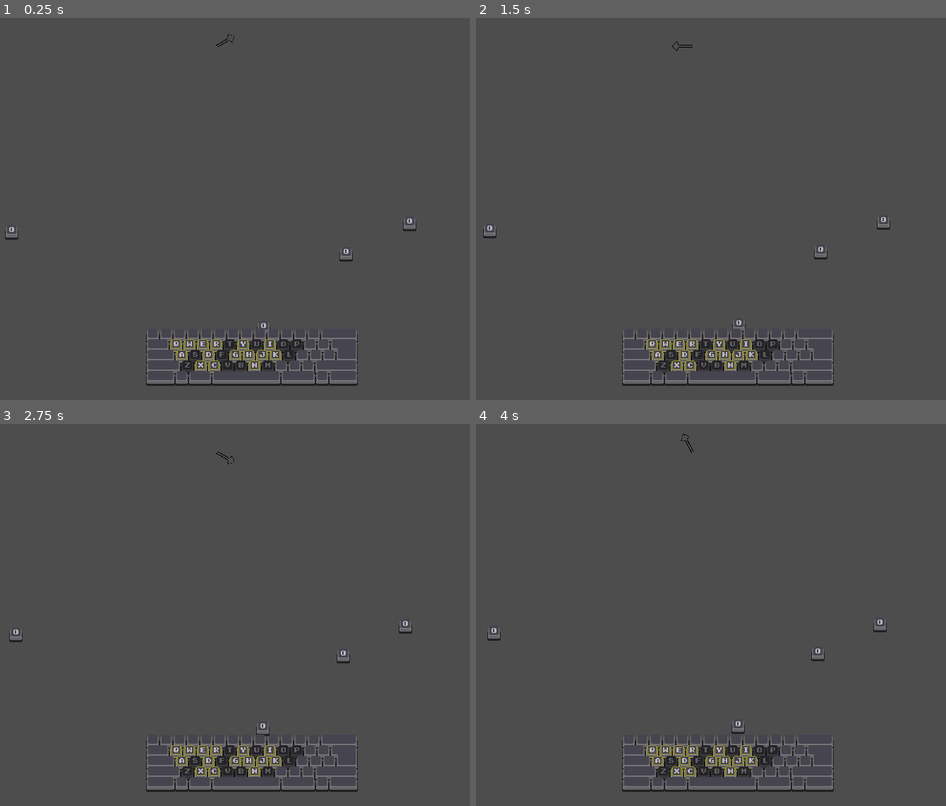
Above: before the commit, frames 1-4 (two rows, left to right).
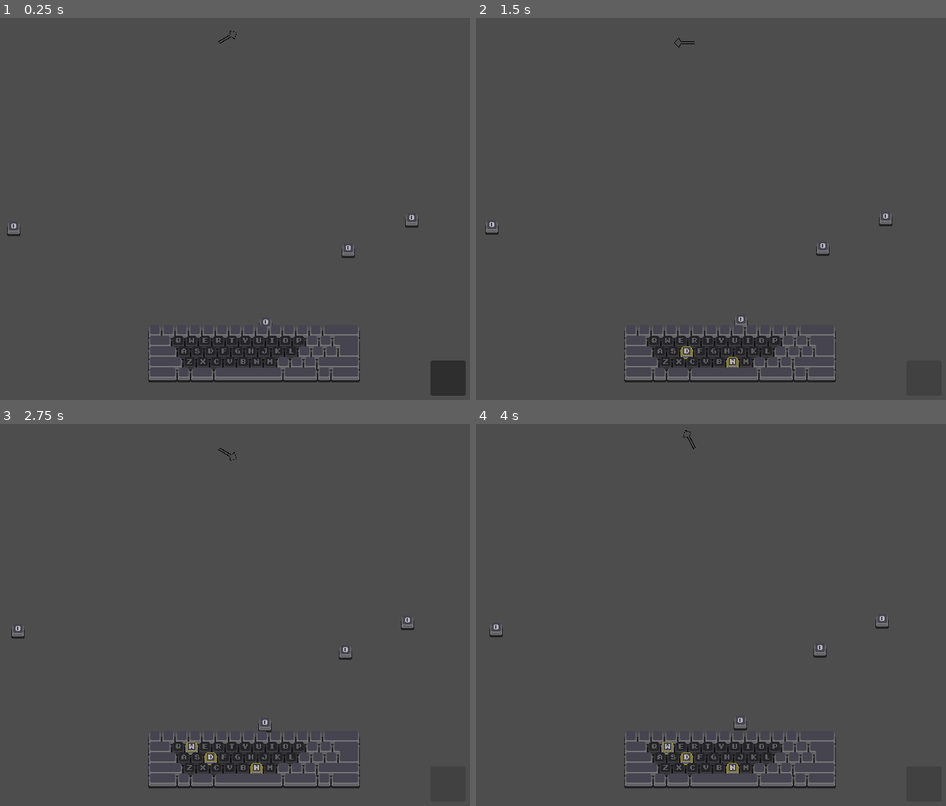
Above: after the commit, the same moments.

Repository: youchanje30/Help-Me-KeyBoard-Warrior
Game: Godot game, scene res://Scenes/test_main.tscn
The game is run twice, just before and just after one commit, with the same random seed, the same clock (stepped at 60 frames per second) and the same inputs.
Inputs (mouse positions are in pixels of both pictures, inside the frame that each line leads up to):
- Up to frame 1 (0.25 s): no input
- Up to frame 2 (1.5 s): click (922, 377) at 0.52 s; click (922, 377) at 1.27 s
- Up to frame 3 (2.75 s): click (446, 783) at 2.02 s
- Up to frame 4 (4 s): tap Enter (ui_accept) at 2.75, 3.02, 3.77 s

The runs differ from the first frame. In frame 1, 4.9% of the frame differs, in the area x 1-100%, y 3-99%; in frame 2, 4.2%; in frame 3, 4.2%; in frame 4, 4.2%.

Commit message:
add buy btn

Diff:
--- a/Scenes/test_main.tscn
+++ b/Scenes/test_main.tscn
@@ -1,14 +1,26 @@
-[gd_scene load_steps=3 format=3 uid="uid://cbkfpumh27t1n"]
+[gd_scene load_steps=4 format=3 uid="uid://cbkfpumh27t1n"]
 
 [ext_resource type="PackedScene" uid="uid://d2mgkbc7a06ri" path="res://Scenes/keyboard.tscn" id="1_7ms1x"]
+[ext_resource type="Script" path="res://Scripts/Etc/main.gd" id="1_tc0bm"]
 [ext_resource type="PackedScene" uid="uid://m6tseodvlm4g" path="res://Scenes/Keys/SpecificKeys/EnterKey.tscn" id="2_fcrxf"]
 
 [node name="TestMain" type="Node"]
+script = ExtResource("1_tc0bm")
 
 [node name="Keyboard" parent="." instance=ExtResource("1_7ms1x")]
 
 [node name="Camera2D" type="Camera2D" parent="."]
-position = Vector2(3, 155)
+position = Vector2(0, 160)
 
 [node name="EnterKey" parent="." node_paths=PackedStringArray("generator") instance=ExtResource("2_fcrxf")]
 generator = NodePath("../Keyboard")
+
+[node name="Buy Btn" type="Button" parent="."]
+custom_minimum_size = Vector2(50, 50)
+offset_left = 300.0
+offset_top = 450.0
+offset_right = 350.0
+offset_bottom = 500.0
+focus_mode = 0
+
+[connection signal="button_down" from="Buy Btn" to="." method="buy_btn"]
--- /dev/null
+++ b/Scripts/Etc/main.gd
@@ -0,0 +1,7 @@
+extends Node
+
+
+
+
+func buy_btn():
+	KeyboardController.BuyRandomKey()
--- a/Scripts/Keyboard/KeyboardController.gd
+++ b/Scripts/Keyboard/KeyboardController.gd
@@ -20,7 +20,6 @@
 
 
 #region key controll
-
 func add_key(index:int, key_sprite:key_sprite_controller):
 	var key = nonekey.instantiate()
 	add_child(key)
@@ -28,7 +27,7 @@
 	key.set_key(index, key_sprite)
 
 	# 50% to buy
-	if randi_range(0, 1) == 0: buy_key(index)
+	#if randi_range(0, 1) == 0: buy_key(index)
 
 
 func sell_key(index:int):
@@ -51,6 +50,12 @@
 #endregion
 
 
+func BuyRandomKey():
+	var i = randi_range(0, 25)
+	while key_list[i].is_owned:
+		i = randi_range(0, 25)
+	buy_key(i)
+
 var command_list = [preload("res://Scenes/Commands/BaseShootCommand.tscn")]#,
 #preload("res://Scenes/Commands/AutoTargetCommand.tscn")]
 
